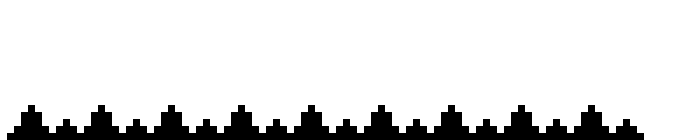
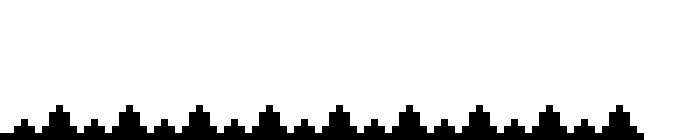
Before/after of a w=700, h=140 layered artwork. What changed in the layer stack:
painted on "Calque 9" over [left=0, top=105, right=630, bottom=140]
